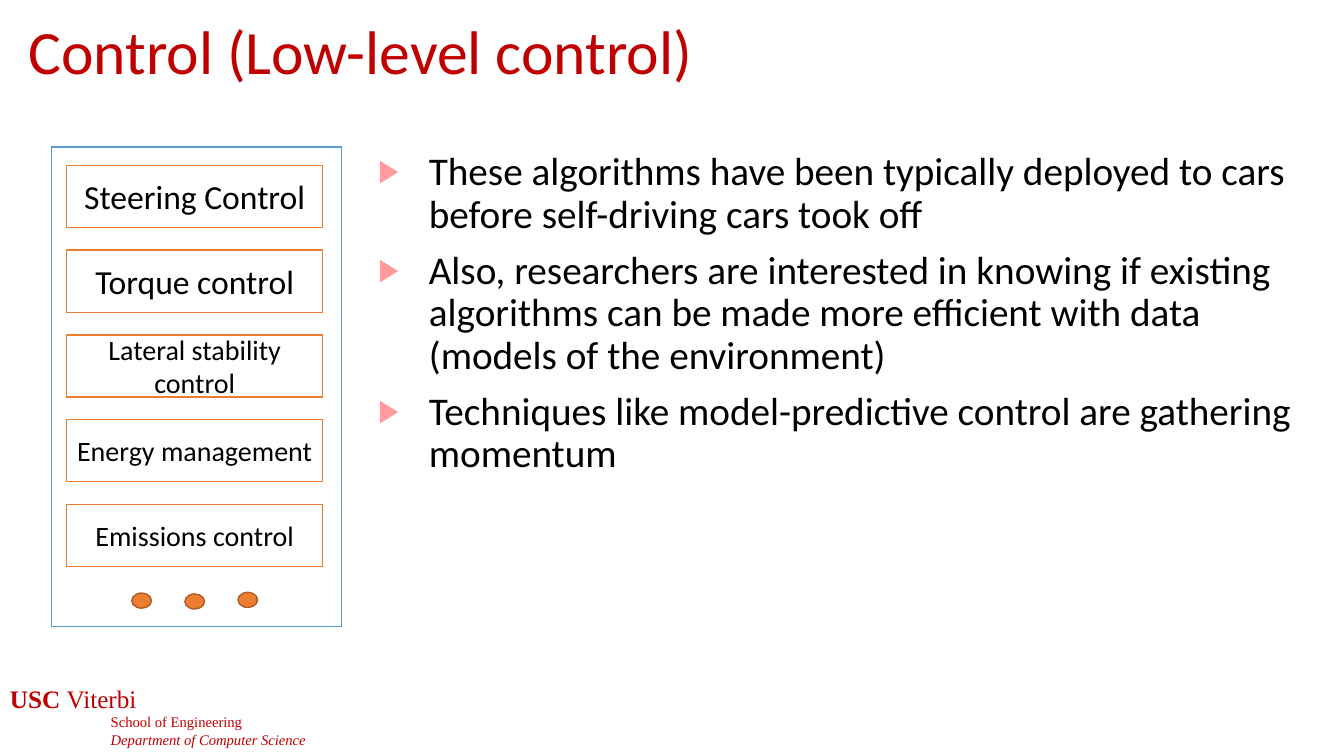
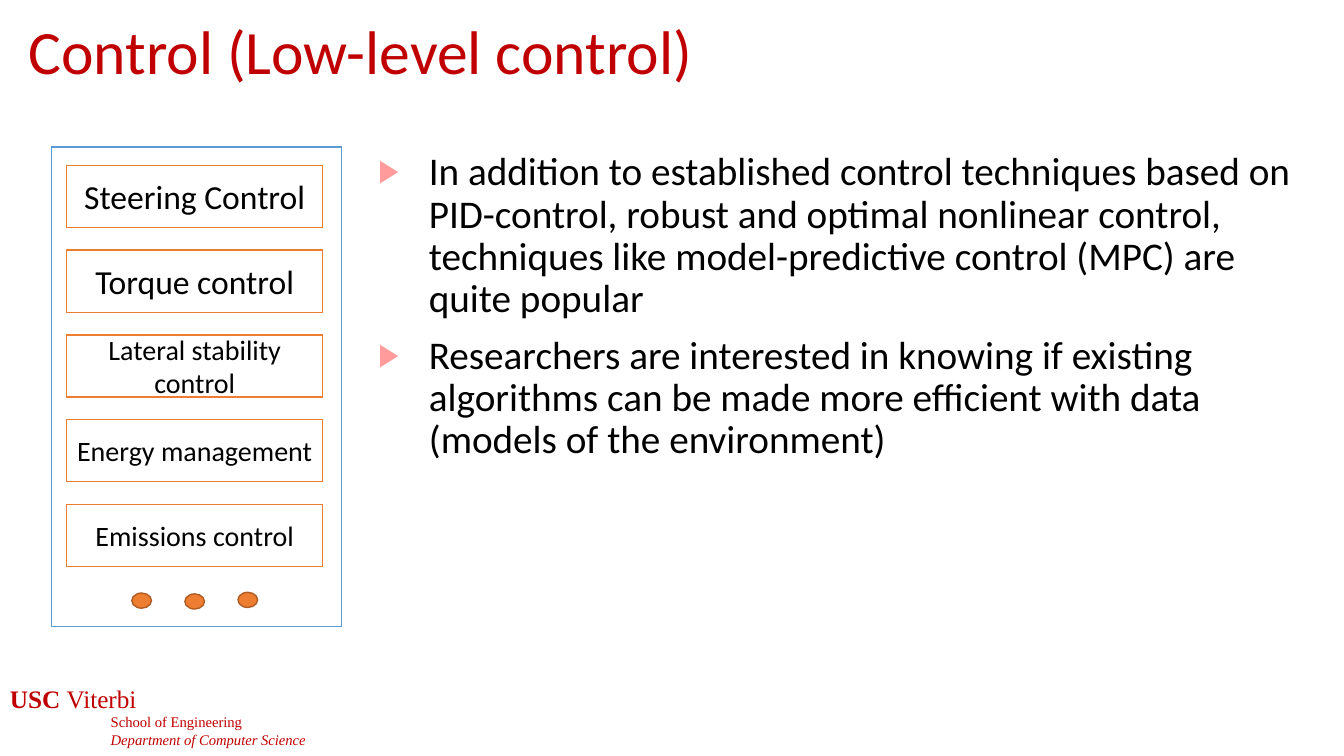
Before and after one commit to jdeshmukh/jdeshmukh.github.io, a slide deck: slide 8 of teaching/cs513-autocps-fall-2025/slides/Planning.pptx. Drawn at 1344x756 pixels with LibreOffice and Linux fonts; fonts in the diff are those of the drawing; background and template pictures are left out. Boxes give left, top, right and bottom in pixels: in the first picture for what was removed or moved away, otherwise in the second. Text is boxed around its words. In the diff, an @@ line names an element or a change of style, - is before the commit and + after.

```diff
--- a/teaching/cs513-autocps-fall-2025/slides/Planning.pptx
+++ b/teaching/cs513-autocps-fall-2025/slides/Planning.pptx
@@ text at [429,157,1290,459]: text changed @@
-▶ These algorithms have been typically deployed to cars before self-driving cars took off
-▶ Also, researchers are interested in knowing if existing algorithms can be made more efficient with data (models of the environment)
-▶ Techniques like model-predictive control are gathering momentum
+▶ In addition to established control techniques based on PID-control, robust and optimal nonlinear control, techniques like model-predictive control (MPC) are quite popular
+▶ Researchers are interested in knowing if existing algorithms can be made more efficient with data (models of the environment)
```
Also in this commit, not shown: 7 other slides changed, 1 slide added, 1 other file.
